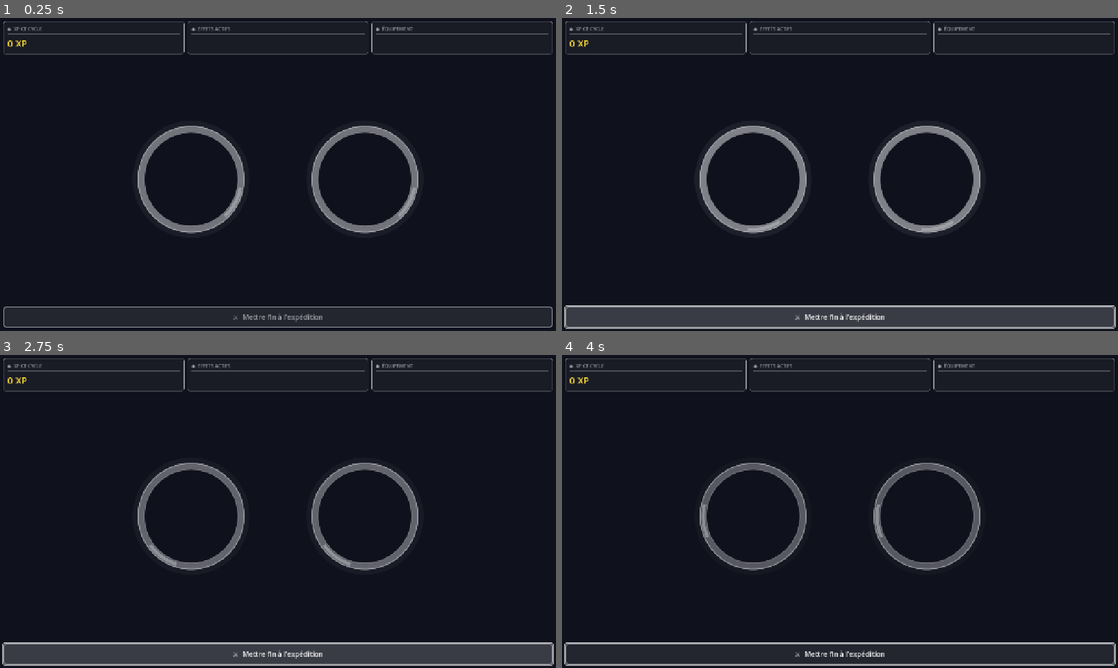
Above: before the commit, frames 1-4 (two rows, left to right).
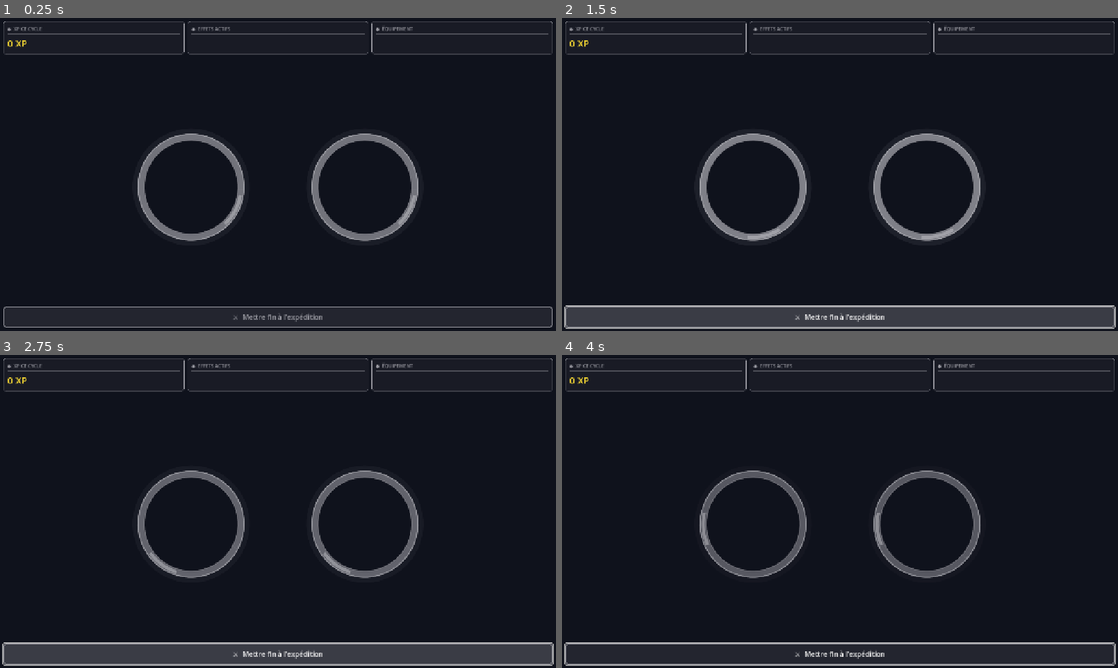
Above: after the commit, the same moments.

Repository: Rhend/Reliquary
Game: Godot game, scene res://scenes/combat/CombatScene.tscn
Same seed, same stepped clock (60 frames per second), same inputs: the game is played once before the commit and once after it. This scene is started directly instead of the project's main scene.
Inputs (mouse positions are in pixels of both pictures, inside the frame that each line leads up to):
- Up to frame 1 (0.25 s): no input
- Up to frame 2 (1.5 s): click "⚔ Mettre fin à l'expédition" at 0.5 s; click "⚔ Mettre fin à l'expédition" at 1.25 s
- Up to frame 3 (2.75 s): click "⚔ Mettre fin à l'expédition" at 2 s
- Up to frame 4 (4 s): tap Enter at 2.75 s; move the mouse to (962, 495) at 2.77 s; click (962, 495) at 2.92 s; tap Space at 3.5 s; drag from (728, 527) to (812, 574) at 3.52 s

The runs differ from the first frame. In frame 1, 3.9% of the frame differs, in the area x 24-76%, y 34-72%; in frame 2, 3.9%; in frame 3, 3.9%; in frame 4, 3.9%.

Commit message:
fix/feat(ui): suppression badge Défaite + label En combat
- CycleSummaryScreen : supprime badge Victoire/Défaite (et variable victory)
  → quitter manuellement n'affiche plus "Défaite"
- CombatScene : label "En combat..." centré au-dessus des cercles
  → visible dès combat_started, caché à combat_ended

Co-Authored-By: Claude Sonnet 4.6 <noreply@anthropic.com>

Diff:
--- a/scripts/combat/CombatScene.gd
+++ b/scripts/combat/CombatScene.gd
@@ -27,9 +27,12 @@
 var _navigating: bool  = false # garde-fou contre les doubles appels à change_scene_to_file
 
 # ─── Idle (entre événements) ─────────────────────────────────
-var _idle_label:  Label = null  # label "En exploration..." visible si attente > 1.2 s
-var _idle_active: bool  = false # vrai pendant l'état d'attente entre deux événements
-var _idle_tw:     Tween = null  # tween du fade-in du label idle
+var _idle_label:   Label = null  # label "En exploration..." visible si attente > 1.2 s
+var _idle_active:  bool  = false # vrai pendant l'état d'attente entre deux événements
+var _idle_tw:      Tween = null  # tween du fade-in du label idle
+
+# ─── Combat ───────────────────────────────────────────────────
+var _combat_label: Label = null  # label "En combat..." affiché pendant un duel
 
 # ═══════════════════════════════════════════════════════════
 # Construit l'UI et connecte tous les signaux au démarrage.
@@ -60,6 +63,15 @@
 	vbox.alignment = BoxContainer.ALIGNMENT_CENTER
 	vbox.add_theme_constant_override("separation", 12)
 	center.add_child(vbox)
+
+	_combat_label = Label.new()
+	_combat_label.text = "En combat..."
+	_combat_label.horizontal_alignment = HORIZONTAL_ALIGNMENT_CENTER
+	_combat_label.add_theme_font_size_override("font_size", 17)
+	_combat_label.add_theme_color_override("font_color", Color.WHITE)
+	_combat_label.modulate.a = 0.0
+	_combat_label.mouse_filter = Control.MOUSE_FILTER_IGNORE
+	vbox.add_child(_combat_label)
 
 	var hbox := HBoxContainer.new()
 	hbox.add_theme_constant_override("separation", 60)
@@ -208,6 +220,8 @@
 func _on_combat_started(creature_id: String, enemy: Dictionary,
 		hero_hp: float, enemy_hp: float) -> void:
 	_stop_idle_state()
+	if _combat_label:
+		_combat_label.modulate.a = 1.0
 	var creature  := GameData.get_entity(creature_id)
 	var hero_tier := int(creature.get("current_tier", 0))
 	_hero_circle.setup(
@@ -249,6 +263,8 @@
 
 # Déclenche celebrate/die sur les cercles selon le résultat et met à jour le label XP.
 func _on_combat_ended(result: Dictionary) -> void:
+	if _combat_label:
+		_combat_label.modulate.a = 0.0
 	_hero_circle.action_progress  = 0.0
 	_enemy_circle.action_progress = 0.0
 	if result.get("victory", false):
--- a/scripts/scenes/CycleSummaryScreen.gd
+++ b/scripts/scenes/CycleSummaryScreen.gd
@@ -38,7 +38,6 @@
 
 	var biome      := GameData.get_entity(data.get("biome_id", "") as String)
 	var biome_name := biome.get("name", "Biome Inconnu") as String
-	var victory    := data.get("victory", false) as bool
 
 	# ── Fond BG_DARK ────────────────────────────────────────
 	var bg := ColorRect.new()
@@ -100,15 +99,6 @@
 	title_lbl.add_theme_color_override("font_color", Color.WHITE)
 	title_hb.add_child(title_lbl)
 
-	var badge := Label.new()
-	badge.text = "Victoire !" if victory else "Défaite"
-	badge.add_theme_font_size_override("font_size", 12)
-	badge.add_theme_color_override("font_color",
-		UIColors.LOG_VICTORY if victory else UIColors.LOG_DEFEAT)
-	badge.custom_minimum_size  = Vector2(72, 0)
-	badge.horizontal_alignment = HORIZONTAL_ALIGNMENT_RIGHT
-	badge.vertical_alignment   = VERTICAL_ALIGNMENT_CENTER
-	title_hb.add_child(badge)
 
 	# ── Séparateur ──────────────────────────────────────────
 	var sep_color := tcolor; sep_color.a = 0.55
